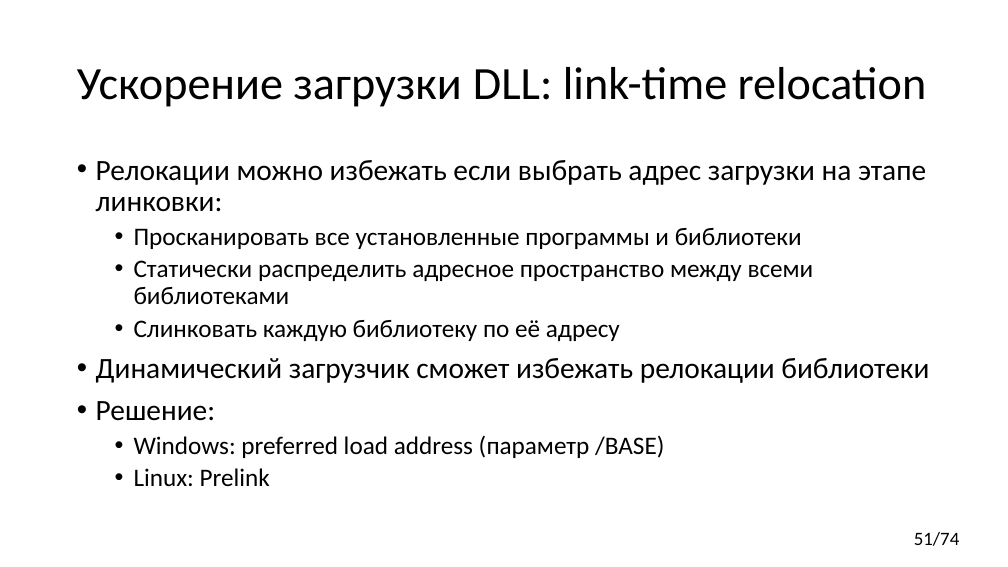
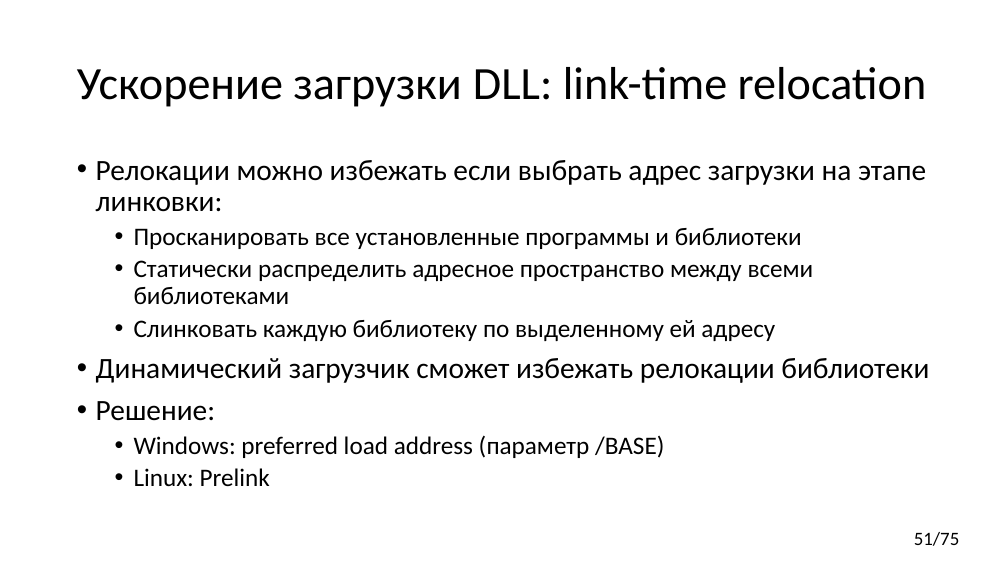
Before and after one commit to yugr/CppRussia, a slide deck: slide 51 of 2024/RU.pptx. Drawn at 1008x567 pixels with LibreOffice and Linux fonts; fonts in the diff are those of the drawing. Boxes give left, top, right and bottom in pixels: in the first picture for what was removed or moved away, otherwise in the second. Text is boxed around its words. In the diff, an @@ line names an element or a change of style, - is before the commit and + after.

```diff
--- a/2024/RU.pptx
+++ b/2024/RU.pptx
@@ text at (134, 320, 775, 341): text changed @@
-  • Слинковать каждую библиотеку по её адресу
+  • Слинковать каждую библиотеку по выделенному ей адресу
@@ page number at (914, 532, 960, 546): text changed @@
-51/74
+51/75
```
Also in this commit, not shown: 2 other slides changed, 1 slide added.
